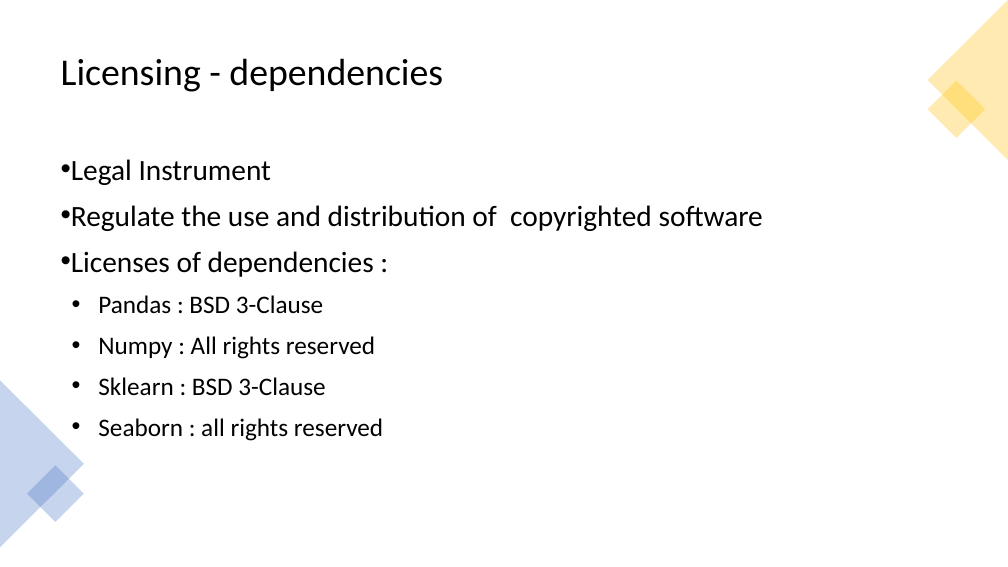
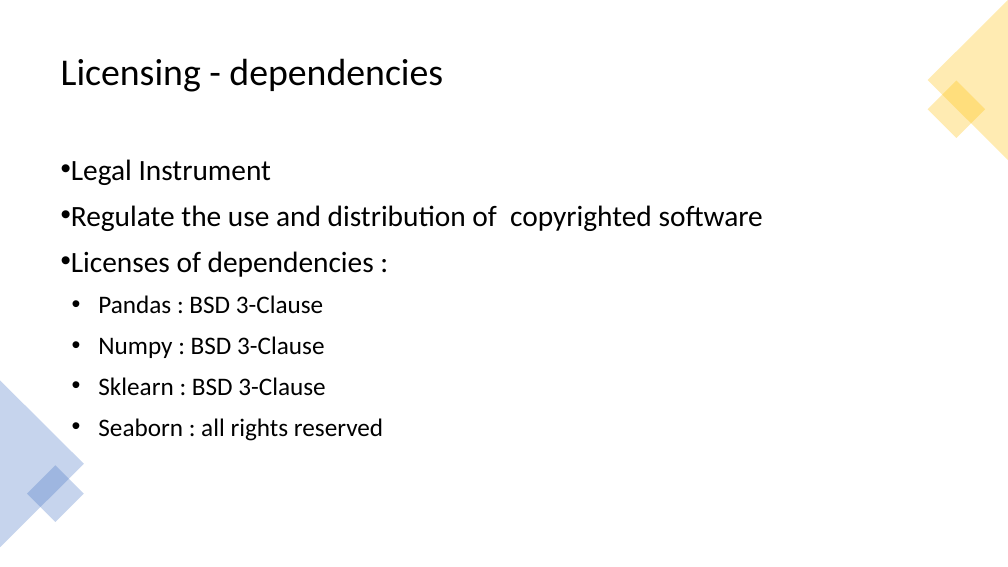
Before and after one commit to Laurasid/M05_Project, a slide deck: slide 8 of pres_full.pptx. Drawn at 1008x567 pixels with LibreOffice and Linux fonts; fonts in the diff are those of the drawing. Boxes give left, top, right and bottom in pixels: in the first picture for what was removed or moved away, otherwise in the second. Text is boxed around its words. In the diff, an @@ line names an element or a change of style, - is before the commit and + after.

Commit message:
update ppt

```diff
--- a/pres_full.pptx
+++ b/pres_full.pptx
@@ text at [98, 336, 324, 358]: text changed @@
-  • Numpy : All rights reserved
+  • Numpy : BSD 3-Clause
```
